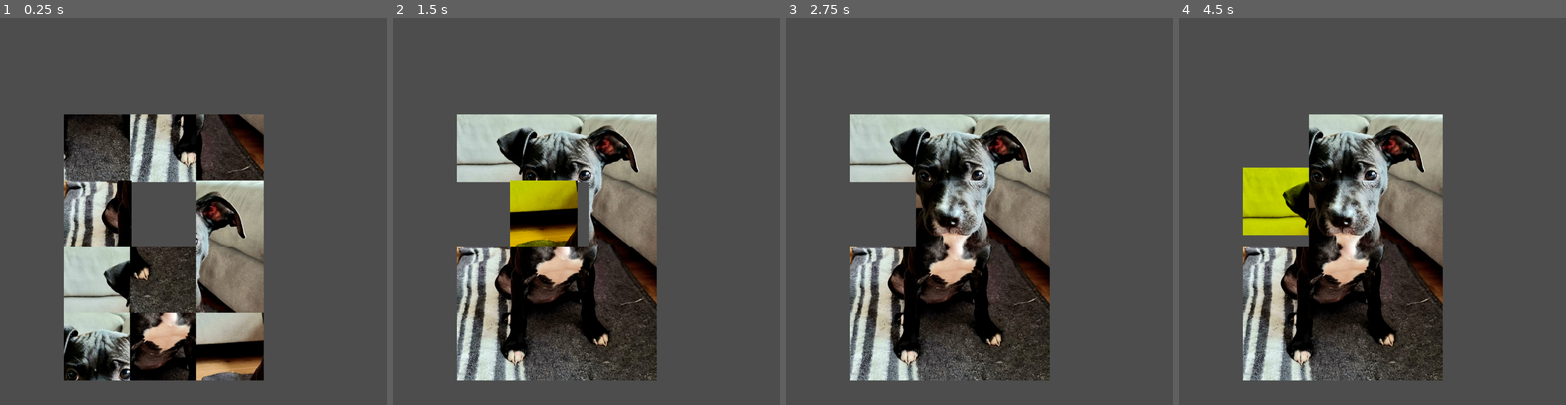
Above: before the commit, frames 1-4 (left to right).
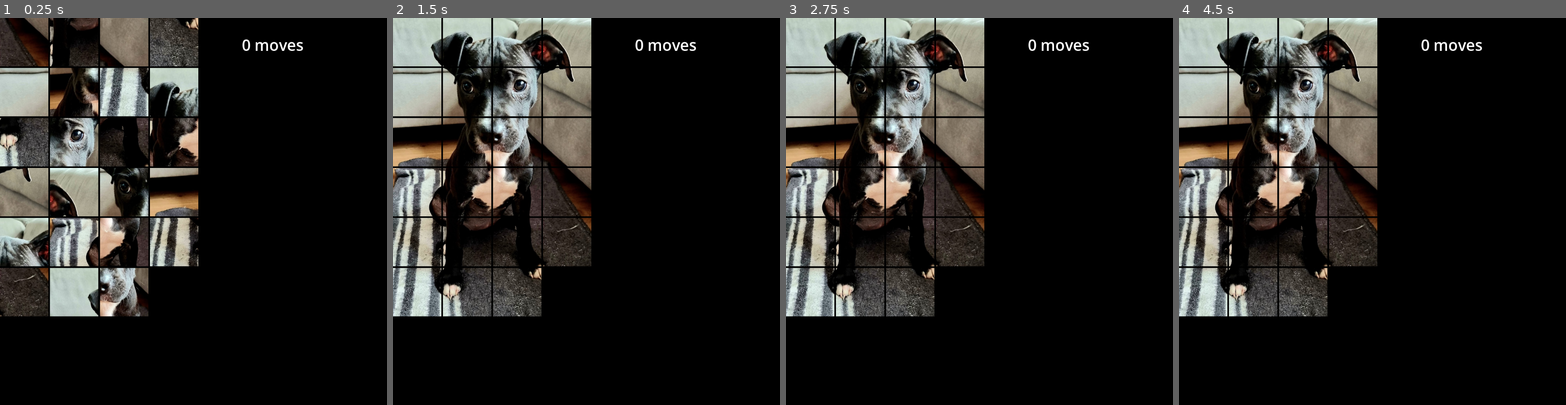
Above: after the commit, the same moments.

Repository: opensourceame/slider
Game: Godot game, scene res://scenes/Game.tscn
Same seed, same stepped clock (60 frames per second), same inputs: the game is played once before the commit and once after it.
Inputs (mouse positions are in pixels of both pictures, inside the frame that each line leads up to):
- Up to frame 1 (0.25 s): no input
- Up to frame 2 (1.5 s): tap Enter (ui_accept) at 0.5, 0.77, 1.25 s; move the mouse to (671, 192) at 0.52 s; click (671, 192) at 0.67 s; move the mouse to (509, 230) at 1.27 s; click (509, 230) at 1.42 s
- Up to frame 3 (2.75 s): tap Enter (ui_accept) at 1.52, 2 s; move the mouse to (1018, 126) at 2.02 s; click (1018, 126) at 2.17 s
- Up to frame 4 (4.5 s): tap Enter (ui_accept) at 2.75, 3.02, 3.5, 3.77, 4.25 s; move the mouse to (1353, 288) at 2.77 s; click (1353, 288) at 2.92 s; move the mouse to (1488, 269) at 3.52 s; click (1488, 269) at 3.67 s; move the mouse to (1256, 153) at 4.27 s; click (1256, 153) at 4.42 s

The runs differ from the first frame. In frame 1, 91% of the frame differs, in the area x 0-100%, y 0-100%; in frame 2, 93%; in frame 3, 93%; in frame 4, 93%.

Commit message:
refactoring

Diff:
--- a/project.godot
+++ b/project.godot
@@ -29,3 +29,5 @@
 rendering_device/driver.windows="d3d12"
 renderer/rendering_method="gl_compatibility"
 renderer/rendering_method.mobile="gl_compatibility"
+textures/vram_compression/import_etc2_astc=true
+viewport/transparent_background=true
--- a/scenes/Game.tscn
+++ b/scenes/Game.tscn
@@ -1,9 +1,23 @@
 [gd_scene format=3 uid="uid://bjh2x8d3wfn8q"]
 
 [ext_resource type="Script" uid="uid://dsfvvcogaqpit" path="res://scripts/GameManager.gd" id="1_8jv7h"]
+
+[sub_resource type="LabelSettings" id="LabelSettings_ibkli"]
+font_size = 48
 
 [node name="Game" type="Node2D" unique_id=902562489]
 script = ExtResource("1_8jv7h")
 
 [node name="Camera2D" type="Camera2D" parent="." unique_id=1496438668]
-position = Vector2(402, 301)
+position = Vector2(550, 550)
+
+[node name="MovesLabel" type="Label" parent="." unique_id=581566356]
+offset_left = 700.0
+offset_right = 891.0
+offset_bottom = 67.0
+text = "0 moves"
+label_settings = SubResource("LabelSettings_ibkli")
+
+[node name="World" type="CanvasLayer" parent="." unique_id=2122924875]
+
+[node name="HUD" type="CanvasLayer" parent="." unique_id=352275736]
--- a/scenes/Tile.tscn
+++ b/scenes/Tile.tscn
@@ -12,8 +12,6 @@
 custom_minimum_size = Vector2(90, 90)
 layout_mode = 3
 anchors_preset = 0
-offset_right = 100.0
-offset_bottom = 100.0
 script = ExtResource("1_tile")
 
 [node name="Background" type="Panel" parent="." unique_id=2071664131]
@@ -21,10 +19,6 @@
 anchors_preset = 15
 anchor_right = 1.0
 anchor_bottom = 1.0
-offset_left = 10.0
-offset_top = 10.0
-offset_right = -10.0
-offset_bottom = -10.0
 grow_horizontal = 2
 grow_vertical = 2
 theme_override_styles/panel = SubResource("StyleBoxFlat_black")
@@ -34,14 +28,12 @@
 anchors_preset = 15
 anchor_right = 1.0
 anchor_bottom = 1.0
-offset_right = 10.0
-offset_bottom = 10.0
 grow_horizontal = 2
 grow_vertical = 2
 mouse_filter = 2
 stretch_mode = 5
 
-[node name="Label" type="Label" parent="." unique_id=267444118]
+[node name="NumberLabel" type="Label" parent="." unique_id=267444118]
 layout_mode = 1
 anchors_preset = 8
 anchor_left = 0.5
--- a/scripts/GameManager.gd
+++ b/scripts/GameManager.gd
@@ -1,16 +1,21 @@
 extends Node2D
 
-@onready var tile_scene = preload("res://scenes/Tile.tscn")
-
-var grid_size = Vector2(3, 4)
+@onready var tile_scene   = preload("res://scenes/Tile.tscn")
+@onready var world        = $World
+@onready var hud          = $HUD
+
+var grid_size = Vector2(4, 6)
+#var grid_size = Vector2(3, 4)
 var source_image: ImageTexture
 var image_pieces: Array[Texture2D] = []
-var tile_size = 200
+var tile_size = 150
+var tile_gap = 5
 var tiles = []
-var empty_position = Vector2(1, 1)
+var empty_position : Vector2
 var game_won = false
 var normal_style: StyleBox
 var highlight_style: StyleBox
+var moves : int = 0
 
 func load_and_split_image():
 	var image = Image.load_from_file("res://images/pepper.jpg")
@@ -44,6 +49,7 @@
 	print("Created ", image_pieces.size(), " image pieces")
 
 func _ready():
+	empty_position = Vector2(grid_size.x - 1, grid_size.y - 1)
 	load_and_split_image()
 	create_styles()
 	initialize_grid()
@@ -97,7 +103,7 @@
 			tile_index += 1
 
 func setup_tiles():
-	var spacing = 5
+	var spacing = tile_gap
 	var start_x = 0
 	var start_y = 0
 
@@ -113,7 +119,7 @@
 				start_y + y * (tile_size + spacing)
 			)
 			tile.grid_position = Vector2(x, y)
-			add_child(tile)
+			world.add_child(tile)
 
 func _on_tile_pressed(tile):
 	if game_won:
@@ -179,12 +185,12 @@
 			highlight_tile_at(Vector2(x, tile_pos.y))
 
 func highlight_tile_at(pos: Vector2):
-	for child in get_children():
+	for child in world.get_children():
 		if child is Tile and child.grid_position == pos:
 			child.set_highlight(true)
 
 func clear_highlights():
-	for child in get_children():
+	for child in world.get_children():
 		if child is Tile:
 			child.set_highlight(false)
 
@@ -213,7 +219,7 @@
 	if target_pos == empty_position:
 		#swap_with_empty(tile_pos)
 
-		var spacing = 5
+		var spacing = tile_gap
 		var start_x = 0
 		var start_y = 0
 
@@ -271,8 +277,15 @@
 				if tile_to_move:
 					slide_tile(tile_to_move, -1, 0)
 
+	moves += 1
+
+	update_hud()
+
+func update_hud():
+	$MovesLabel.text = str(moves) + " moves played"
+
 func get_tile_at(pos: Vector2) -> Tile:
-	for child in get_children():
+	for child in world.get_children():
 		if child is Tile and child.grid_position == pos:
 			return child
 	return null
--- a/scripts/Tile.gd
+++ b/scripts/Tile.gd
@@ -1,8 +1,10 @@
 extends Control
 class_name Tile
 
-@onready var background = $Background
-@onready var label 		= $Label
+@onready var game         = get_tree().current_scene
+@onready var world        = game.world
+@onready var background   = $Background
+@onready var label        = $NumberLabel
 @onready var texture_rect = $TextureRect
 
 static func BLANK() -> Tile:
@@ -26,16 +28,16 @@
 			_on_pressed()
 
 func _on_mouse_entered():
-	if get_parent() and get_parent().has_method("_on_tile_hover"):
-		get_parent()._on_tile_hover(self, true)
+	if game.has_method("_on_tile_hover"):
+		game._on_tile_hover(self, true)
 
 func _on_mouse_exited():
-	if get_parent() and get_parent().has_method("_on_tile_hover"):
-		get_parent()._on_tile_hover(self, false)
+	if game and game.has_method("_on_tile_hover"):
+		game._on_tile_hover(self, false)
 
 func _on_pressed():
-	if get_parent() and get_parent().has_method("_on_tile_pressed"):
-		get_parent()._on_tile_pressed(self)
+	if game and game.has_method("_on_tile_pressed"):
+		game._on_tile_pressed(self)
 
 func set_number(value):
 	number = value
@@ -61,8 +63,8 @@
 
 func set_highlight(highlighted: bool):
 	if highlighted:
-		modulate = Color.YELLOW
-		background.add_theme_stylebox_override("panel", get_parent().highlight_style)
+		modulate = Color.LIGHT_GRAY
+		background.add_theme_stylebox_override("panel", game.highlight_style)
 	else:
 		modulate = Color.WHITE
-		background.add_theme_stylebox_override("panel", get_parent().normal_style)
+		background.add_theme_stylebox_override("panel", game.normal_style)
Not shown, added: export_presets.cfg
